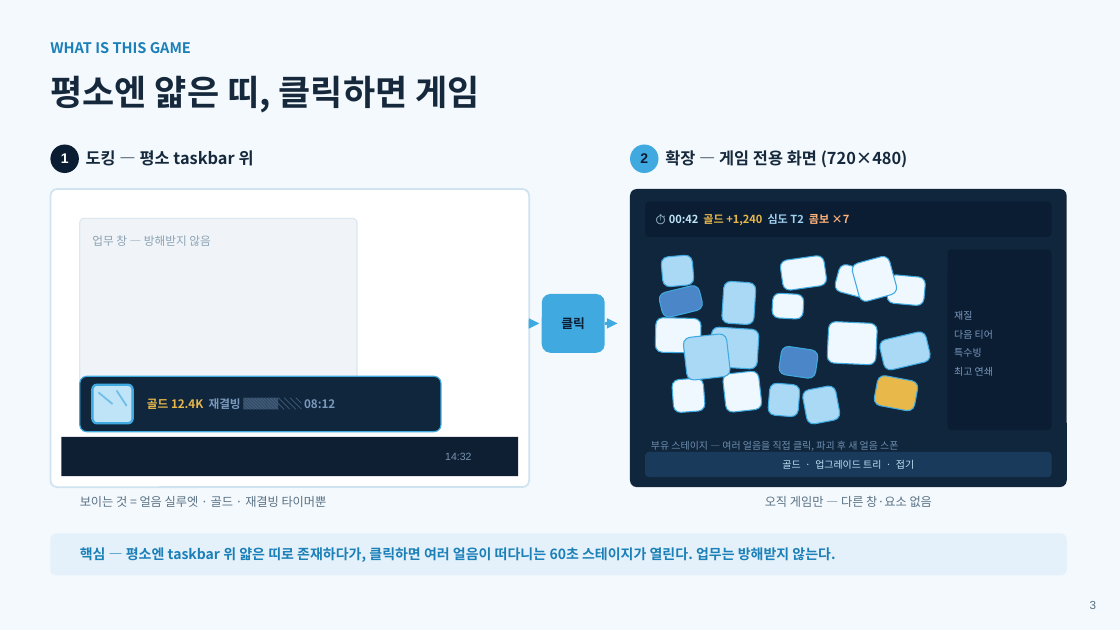
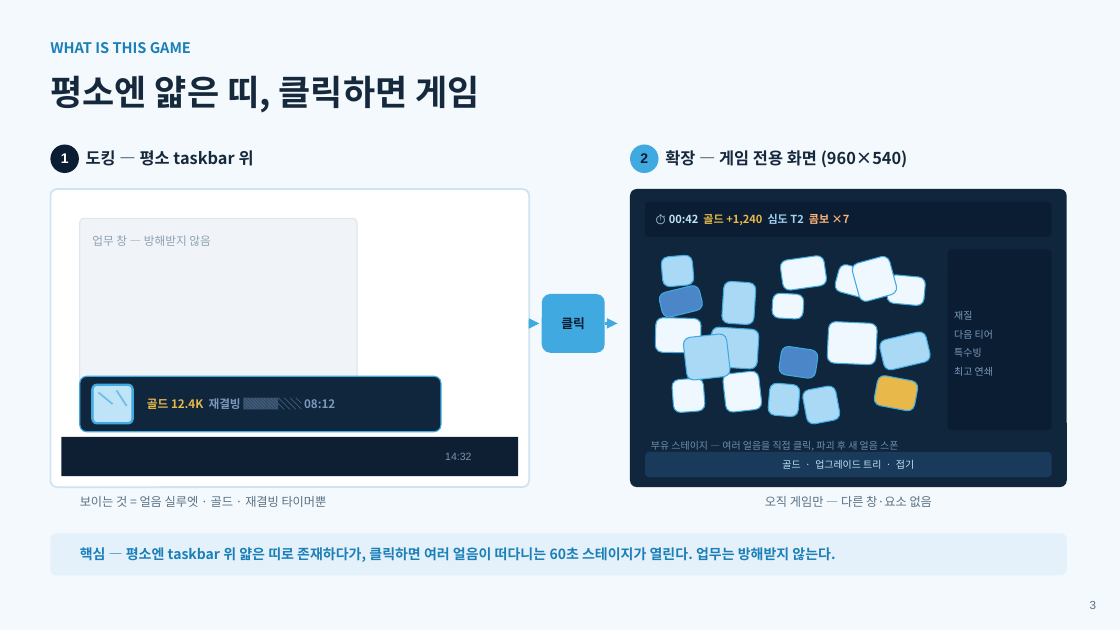
Before and after one commit to DaegyungJam-Team-12/GameJam-temp, a slide deck: slide 3 of temp_Proposal/outputs/ICEBREAKER_기획서_강화트리_수정본.pptx. Drawn at 1120x630 pixels with LibreOffice and Linux fonts; fonts in the diff are those of the drawing. Boxes give left, top, right and bottom in pixels: in the first picture for what was removed or moved away, otherwise in the second. Text is boxed around its words. In the diff, an @@ line names an element or a change of style, - is before the commit and + after.

```diff
--- a/temp_Proposal/outputs/ICEBREAKER_기획서_강화트리_수정본.pptx
+++ b/temp_Proposal/outputs/ICEBREAKER_기획서_강화트리_수정본.pptx
@@ text at [665, 150, 908, 167]: text changed @@
-확장 — 게임 전용 화면 (720×480)
+확장 — 게임 전용 화면 (960×540)
```
Also in this commit, not shown: 2 other slides changed, 22 other files.
